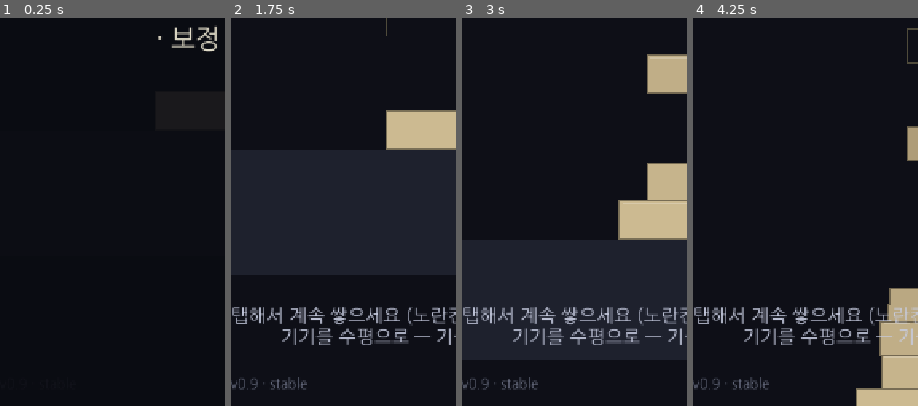
Above: before the commit, frames 1-4 (left to right).
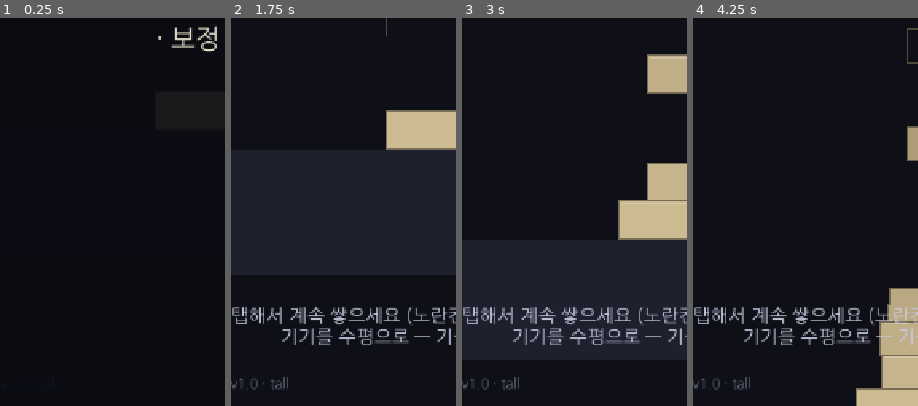
Above: after the commit, the same moments.

Repository: jungrok5/babel-tower
Game: Godot game, scene res://scenes/Main.tscn
Same seed, same stepped clock (60 frames per second), same inputs: the game is played once before the commit and once after it.
Inputs (mouse positions are % of the whole screen's width and height, from its top left):
- Up to frame 1 (0.25 s): no input
- Up to frame 2 (1.75 s): tap Enter at 0.5 s; move the mouse to (72, 43) at 0.52 s; click (72, 43) at 0.67 s; tap Space at 0.77, 1.25, 1.52 s; move the mouse to (30, 54) at 1.27 s; click (30, 54) at 1.42 s
- Up to frame 3 (3 s): move the mouse to (60, 26) at 2.02 s; click (60, 26) at 2.17 s; move the mouse to (45, 69) at 2.77 s; click (45, 69) at 2.92 s
- Up to frame 4 (4.25 s): tap Space at 3.02, 3.77 s; move the mouse to (80, 64) at 3.52 s; click (80, 64) at 3.67 s
The pictures show only the part of the screen within x 3-53%, y 50-100%; the shares and areas given below are measured in that part.

The runs differ from the first frame. In frame 2, 0.3% of the frame differs, in the area x 3-34%, y 92-96%; in frame 3, 0.3%; in frame 4, 0.3%.

Commit message:
feat(v1.0): unlimited stable height — auto-freeze blocks below the top 18
실제 엔진 측정: v0.9는 ~100개에서 물리 한계로 붕괴. 무한 높이 + 모바일 성능을
위해 꼭대기 18개만 물리 활성으로 두고 그보다 깊은 블록은 STATIC 고정.
- 낮은 탑(≤18)은 전부 동적 → '탑 전체 기울임/회복' 감각 유지
- 깊은 블록 고정 → 무한정 높이에서 안정 + 활성 강체 수 제한(폰 성능)
- 중력/붕괴 루프에서 고정 블록 스킵
200개 스택 CI 테스트로 재검증한다.

Co-Authored-By: Claude Opus 4.8 <noreply@anthropic.com>
Claude-Session: https://claude.ai/code/session_01Jx8xk1vyhwdsC6SaQay3dQ

Diff:
--- a/scripts/main.gd
+++ b/scripts/main.gd
@@ -7,7 +7,7 @@
 enum State { CALIB, READY, OVER }
 
 ## 화면에 표시되는 빌드 버전 — 캐시된 옛 빌드인지 확인용. 변경 시마다 올린다.
-const GAME_VERSION := "v0.9 · stable"
+const GAME_VERSION := "v1.0 · tall"
 
 const BASE_X := 360.0
 const GROUND_TOP_Y := 1050.0
@@ -17,6 +17,7 @@
 const COLLAPSE_FALL := 170.0        # 바닥 아래로 이만큼 떨어지면 붕괴
 const MAX_FLOOR_TILT := 0.7         # 기기를 최대로 기울였을 때 '바닥'이 기우는 각도(라디안)
 const GRAVITY_MAG := 1100.0         # 중력 크기 (블록에 직접 적용)
+const KEEP_DYNAMIC := 18            # 꼭대기 이 개수만 물리 활성, 그보다 깊으면 정적 고정
 
 var state: int = State.CALIB
 var score: int = 0
@@ -149,6 +150,16 @@
 	blocks.append(b)
 	score += 1
 
+	# 꼭대기 근처 KEEP_DYNAMIC개만 물리 활성 — 그보다 깊은 블록은 정적 고정한다.
+	# → 무한정 높이에서도 안정적이고, 폰에서 활성 강체 수가 제한돼 가볍다.
+	# (낮은 탑은 전부 동적이라 '탑 전체 기울임/회복' 감각은 그대로 유지)
+	var freeze_idx := blocks.size() - 1 - KEEP_DYNAMIC
+	if freeze_idx > 0 and is_instance_valid(blocks[freeze_idx]):
+		var fb: Block = blocks[freeze_idx]
+		if not fb.freeze:
+			fb.freeze = true
+			fb.freeze_mode = RigidBody2D.FREEZE_MODE_STATIC
+
 
 func _top_block() -> Block:
 	var top: Block = null
@@ -217,7 +228,7 @@
 	# 코히런트한 힘이라 덜덜거림이 없고, 매 프레임 받으므로 블록이 잠들지 않는다.
 	var gdir := _gravity_dir()
 	for b in blocks:
-		if is_instance_valid(b):
+		if is_instance_valid(b) and not b.freeze:  # 정적 고정된 하단 블록은 건너뛴다
 			b.apply_central_force(gdir * GRAVITY_MAG * b.mass)
 
 	if state == State.CALIB or state == State.OVER:
@@ -229,7 +240,7 @@
 func _check_collapse() -> void:
 	var collapse_y := GROUND_TOP_Y + COLLAPSE_FALL
 	for b in blocks:
-		if not is_instance_valid(b):
+		if not is_instance_valid(b) or b.freeze:  # 고정된 하단은 무너지지 않는다
 			continue
 		if absf(b.rotation) > TIP_ANGLE:
 			_game_over()
